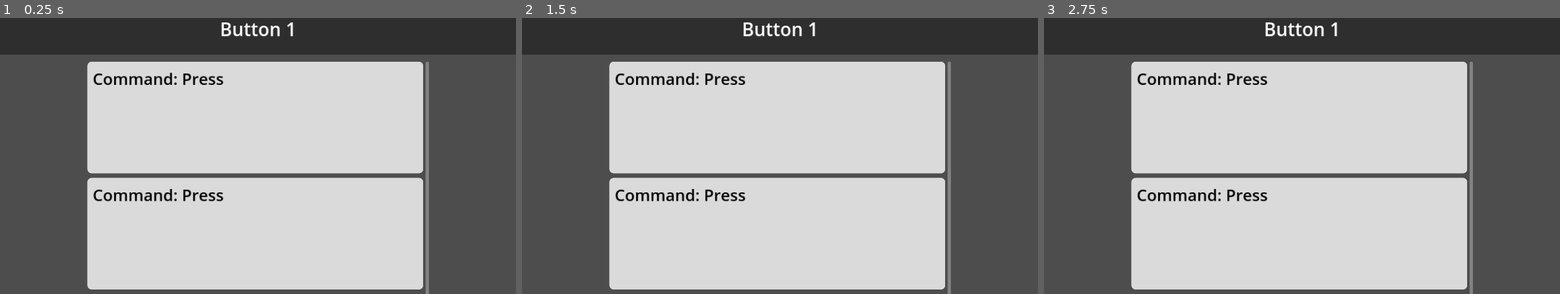
Above: before the commit, frames 1-3 (left to right).
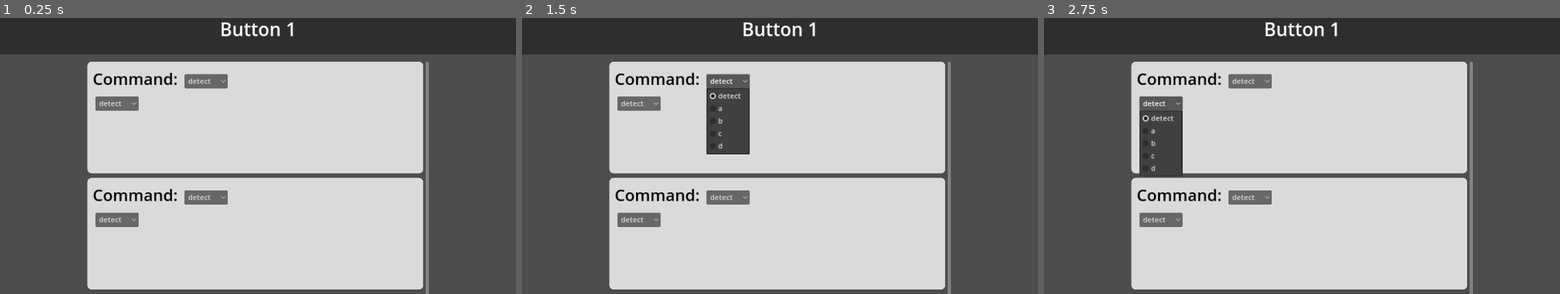
Above: after the commit, the same moments.

Repository: Lucasmoidel/stream-deck-ui
Game: Godot game, scene res://scenes/button_settings.tscn
Same seed, same stepped clock (60 frames per second), same inputs: the game is played once before the commit and once after it. This scene is started directly instead of the project's main scene.
Inputs (mouse positions are in pixels of both pictures, inside the frame that each line leads up to):
- Up to frame 1 (0.25 s): no input
- Up to frame 2 (1.5 s): click (640, 103) at 0.5 s, where only the run after the commit has a clickable "detect"; click (728, 81) at 1.25 s, where only the run after the commit has a clickable "detect"
- Up to frame 3 (2.75 s): click (1162, 103) at 2 s, where only the run after the commit has a clickable "detect"

The runs differ from the first frame. In frame 1, 1.7% of the frame differs, in the area x 18-45%, y 20-76%; in frame 2, 3.7%; in frame 3, 3.6%.
Error in both runs: Invalid access to property or key 'profiles' on a base object of type 'Nil'. (res://scripts/handle_commands.gd:9)

Commit message:
uitlliuiu

Diff:
--- a/scenes/cmd_box.tscn
+++ b/scenes/cmd_box.tscn
@@ -1,4 +1,6 @@
-[gd_scene load_steps=3 format=3 uid="uid://car65fl71glxh"]
+[gd_scene load_steps=4 format=3 uid="uid://car65fl71glxh"]
+
+[ext_resource type="Script" path="res://scripts/cmd_box.gd" id="1_wb75y"]
 
 [sub_resource type="StyleBoxFlat" id="StyleBoxFlat_3nh2b"]
 bg_color = Color(0.856067, 0.856067, 0.856067, 1)
@@ -15,6 +17,7 @@
 offset_right = 711.0
 offset_bottom = 320.0
 theme_override_styles/panel = SubResource("StyleBoxFlat_3nh2b")
+script = ExtResource("1_wb75y")
 
 [node name="text" type="Label" parent="."]
 layout_mode = 0
@@ -24,4 +27,48 @@
 offset_bottom = 63.0
 theme = SubResource("Theme_7ubqk")
 theme_override_font_sizes/font_size = 36
-text = "Command: Press"
+text = "Command:"
+
+[node name="OptionButton" type="OptionButton" parent="."]
+layout_mode = 1
+anchors_preset = -1
+anchor_right = 0.063
+anchor_bottom = 0.062
+offset_left = 18.0
+offset_top = 78.0
+offset_right = 67.207
+offset_bottom = 89.16
+item_count = 5
+selected = 0
+popup/item_0/text = "detect"
+popup/item_0/id = 0
+popup/item_1/text = "a"
+popup/item_1/id = 1
+popup/item_2/text = "b"
+popup/item_2/id = 2
+popup/item_3/text = "c"
+popup/item_3/id = 3
+popup/item_4/text = "d"
+popup/item_4/id = 4
+
+[node name="OptionButton2" type="OptionButton" parent="."]
+layout_mode = 1
+anchors_preset = -1
+anchor_right = 0.063
+anchor_bottom = 0.062
+offset_left = 217.0
+offset_top = 28.0
+offset_right = 266.207
+offset_bottom = 39.16
+item_count = 5
+selected = 0
+popup/item_0/text = "detect"
+popup/item_0/id = 0
+popup/item_1/text = "a"
+popup/item_1/id = 1
+popup/item_2/text = "b"
+popup/item_2/id = 2
+popup/item_3/text = "c"
+popup/item_3/id = 3
+popup/item_4/text = "d"
+popup/item_4/id = 4
--- /dev/null
+++ b/scripts/cmd_box.gd
@@ -0,0 +1,11 @@
+extends Panel
+var pressed
+@onready var drop = $OptionButton
+# Called when the node enters the scene tree for the first time.
+func _input(event):
+	if drop.selected == 0 and event is InputEventKey:
+		pressed = event
+
+
+func _process(delta):
+	print (pressed)
